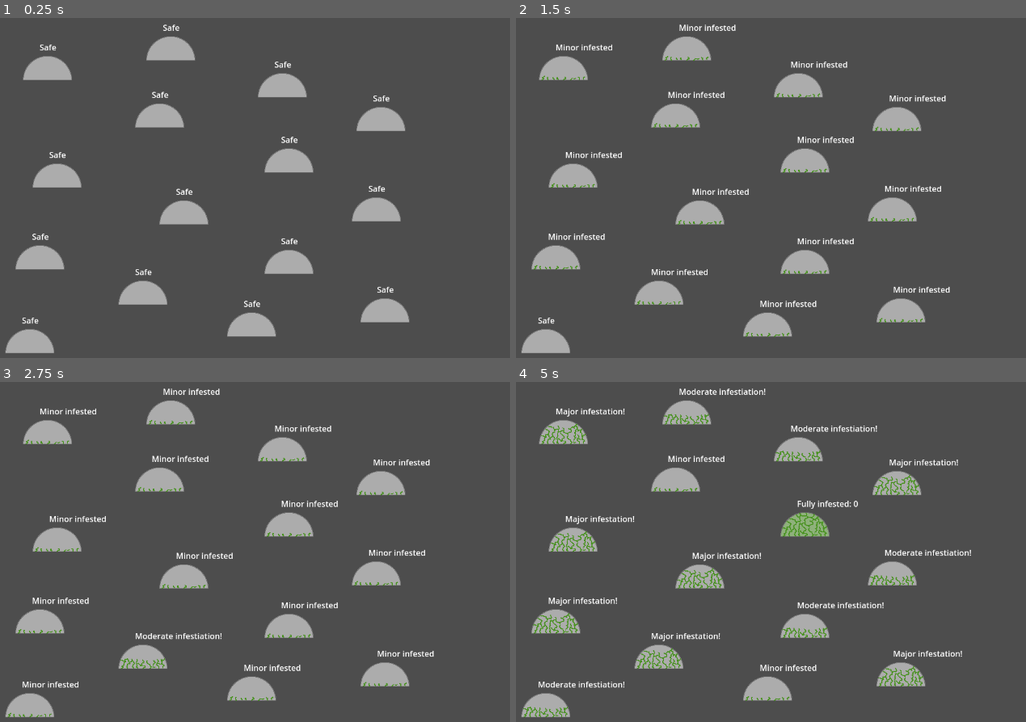
Above: before the commit, frames 1-4 (two rows, left to right).
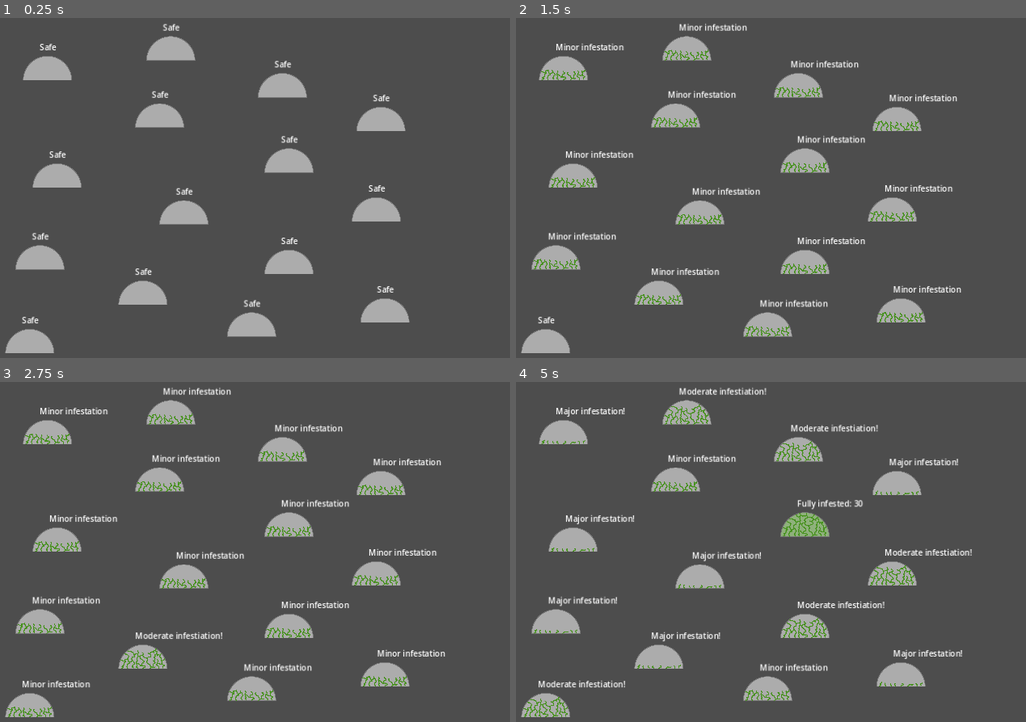
Above: after the commit, the same moments.

Repository: Aveli-games/contra-tentacula
Game: Godot game, scene res://main.tscn
Same seed, same stepped clock (60 frames per second), same inputs: the game is played once before the commit and once after it.
Inputs:
- Up to frame 1 (0.25 s): no input
- Up to frame 2 (1.5 s): tap Enter at 0.5 s; tap Space at 1.25 s
- Up to frame 3 (2.75 s): no input
- Up to frame 4 (5 s): tap Enter at 2.75, 4.25 s; tap Space at 3.5 s

The runs differ from the first frame. In frame 1, 0.7% of the frame differs, in the area x 2-81%, y 1-99%; in frame 2, 3.3%; in frame 3, 3.6%; in frame 4, 4.4%, in the area x 1-90%, y 1-99%.

Commit message:
Cleaner way of setting dome infestation stage sprite
Also make game scale with screen size

Diff:
--- a/dome.gd
+++ b/dome.gd
@@ -2,37 +2,59 @@
 
 signal fully_infested
 
+const DOME_SPRITES_PATH = "res://art/dome_sprites"
+
 var infestation_percentage: float = 0.0
+var infestation_stage: InfestationStage = InfestationStage.UNINFESTED
 var infestation_type: InfestationType = InfestationType.NONE
 var resource_type: ResourceType = ResourceType.NONE
 var is_hidden: bool = false
-var is_lost: bool = false
 var connections: Dictionary = {}
+var dome_sprites = []
 
+enum InfestationStage {UNINFESTED, MINOR, MODERATE, MAJOR, FULL, LOST}
 enum InfestationType {NONE, AIR, WATER, GROUND}
 enum ResourceType {NONE, FOOD, FUEL, PARTS, RESEARCH}
 
+func _ready():
+	# Load the dme sprites into an array for easy access
+	var dir = DirAccess.open(DOME_SPRITES_PATH)
+	if dir:
+		dir.list_dir_begin()
+		var file_name = dir.get_next()
+		while file_name != "":
+			if not dir.current_is_dir() && not file_name.ends_with(".import"):
+				dome_sprites.append(load(DOME_SPRITES_PATH + "/" + file_name))
+			file_name = dir.get_next()
+	else:
+		print("An error occurred when trying to access the dome sprites.")
+
 func _on_infestation_check_timer_timeout():
 	if infestation_percentage <= 0:
-		$Building/BuildingSprite.texture = load("res://art/Dome_uninfested.png")
+		infestation_stage = InfestationStage.UNINFESTED
 		$DomeStatus.text = "Safe"
 	elif infestation_percentage <= .50:
-		$Building/BuildingSprite.texture = load("res://art/Dome_25_infested.png")
-		$DomeStatus.text = "Minor infested"
+		infestation_stage = InfestationStage.MINOR
+		$DomeStatus.text = "Minor infestation"
 	elif infestation_percentage <= .75:
-		$Building/BuildingSprite.texture = load("res://art/Dome_50_infested.png")
+		infestation_stage = InfestationStage.MODERATE
 		$DomeStatus.text = "Moderate infestiation!"
 	elif infestation_percentage < 1:
-		$Building/BuildingSprite.texture = load("res://art/Dome_75_infested.png")
+		infestation_stage = InfestationStage.MAJOR
 		$DomeStatus.text = "Major infestation!"
 	elif infestation_percentage >= 1:
-		$Building/BuildingSprite.texture = load("res://art/Dome_infested.png")
-		$DomeStatus.text = "Fully infested: %s" % $DomeLostCountdownTimer.time_left
+		infestation_stage = InfestationStage.FULL
 		if $DomeLostCountdownTimer.is_stopped():
+			$DomeStatus.text = "Fully infested: %s" % int($DomeLostCountdownTimer.wait_time)
 			fully_infested.emit()
+		else:
+			$DomeStatus.text = "Fully infested: %s" % int($DomeLostCountdownTimer.time_left)
+
+	$Building/BuildingSprite.texture = dome_sprites[infestation_stage]
 
 func add_infestation(infestation_value: float):
-	infestation_percentage += infestation_value
+	if infestation_stage != InfestationStage.LOST:
+		infestation_percentage = clamp(infestation_percentage + infestation_value, 0, 1)
 
 # only called when becomes fully infested
 func _on_fully_infested():
@@ -40,5 +62,5 @@
 
 func _on_dome_lost_countdown_timer_timeout():
 	$InfestationCheckTimer.stop()
-	is_lost = true
+	infestation_stage = InfestationStage.LOST
 	$DomeStatus.text = "Lost"
--- a/dome.tscn
+++ b/dome.tscn
@@ -1,7 +1,7 @@
 [gd_scene load_steps=3 format=3 uid="uid://dc3j5h50tp0m2"]
 
-[ext_resource type="Texture2D" uid="uid://b1kqklqkhp1fe" path="res://art/Dome_uninfested.png" id="1_6jw02"]
 [ext_resource type="Script" path="res://dome.gd" id="1_n1lt3"]
+[ext_resource type="Texture2D" uid="uid://b1kqklqkhp1fe" path="res://art/dome_sprites/1_Dome_uninfested.png" id="2_yase3"]
 
 [node name="Dome" type="Node2D"]
 position = Vector2(547, 313)
@@ -25,7 +25,7 @@
 
 [node name="BuildingSprite" type="Sprite2D" parent="Building"]
 scale = Vector2(0.2, 0.2)
-texture = ExtResource("1_6jw02")
+texture = ExtResource("2_yase3")
 
 [connection signal="fully_infested" from="." to="." method="_on_fully_infested"]
 [connection signal="timeout" from="InfestationCheckTimer" to="." method="_on_infestation_check_timer_timeout"]
--- a/project.godot
+++ b/project.godot
@@ -19,3 +19,4 @@
 
 window/size/viewport_width=1280
 window/size/viewport_height=720
+window/stretch/mode="canvas_items"
Renamed: art/Dome_uninfested.png -> art/dome_sprites/1_Dome_uninfested.png
Not shown, changed: art/dome_sprites/1_Dome_uninfested.png.import
Renamed: art/Dome_25_infested.png -> art/dome_sprites/2_Dome_25_infested.png
Not shown, changed: art/dome_sprites/2_Dome_25_infested.png.import
Renamed: art/Dome_50_infested.png -> art/dome_sprites/3_Dome_50_infested.png
Not shown, changed: art/dome_sprites/3_Dome_50_infested.png.import
Renamed: art/Dome_75_infested.png -> art/dome_sprites/4_Dome_75_infested.png
Not shown, changed: art/dome_sprites/4_Dome_75_infested.png.import
Renamed: art/Dome_infested.png -> art/dome_sprites/5_Dome_100_infested.png
Not shown, changed: art/dome_sprites/5_Dome_100_infested.png.import
